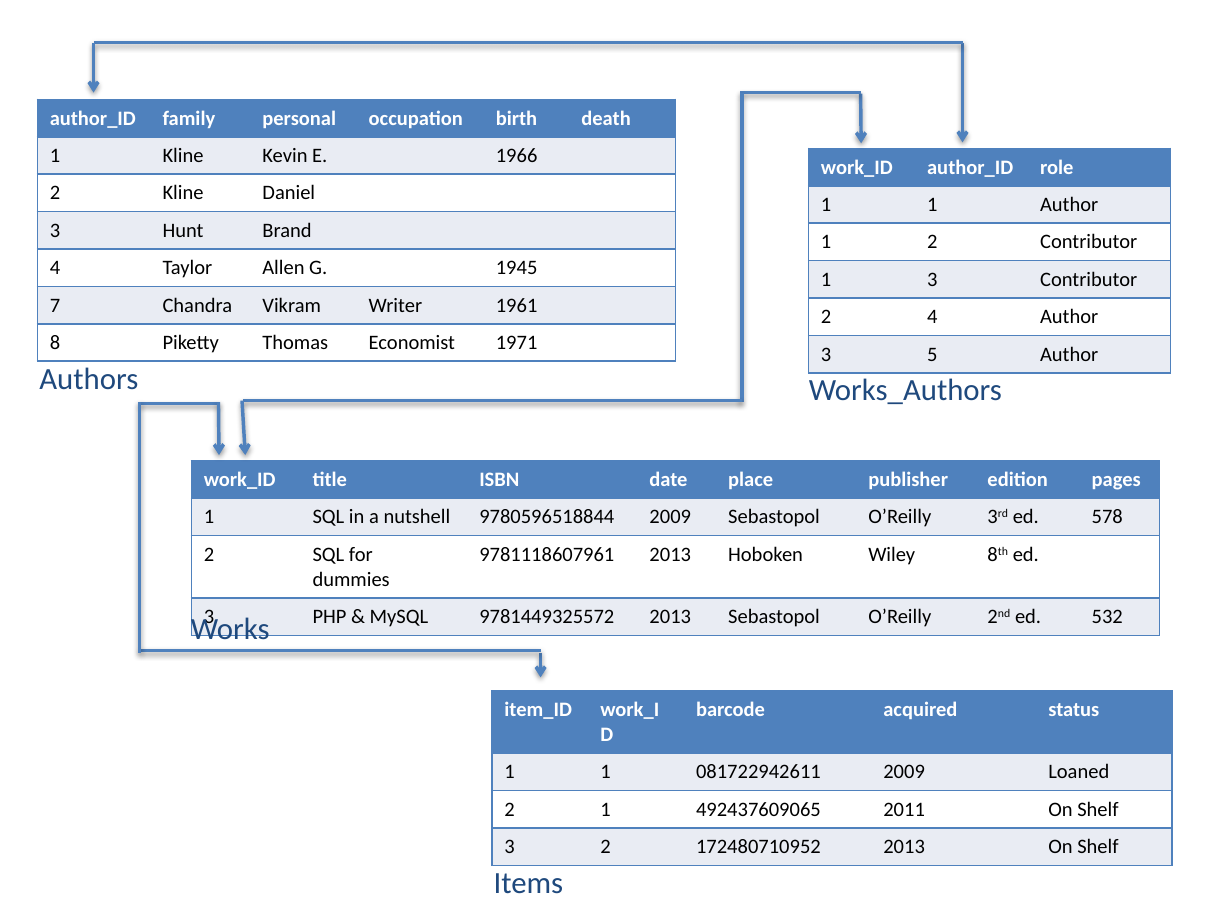
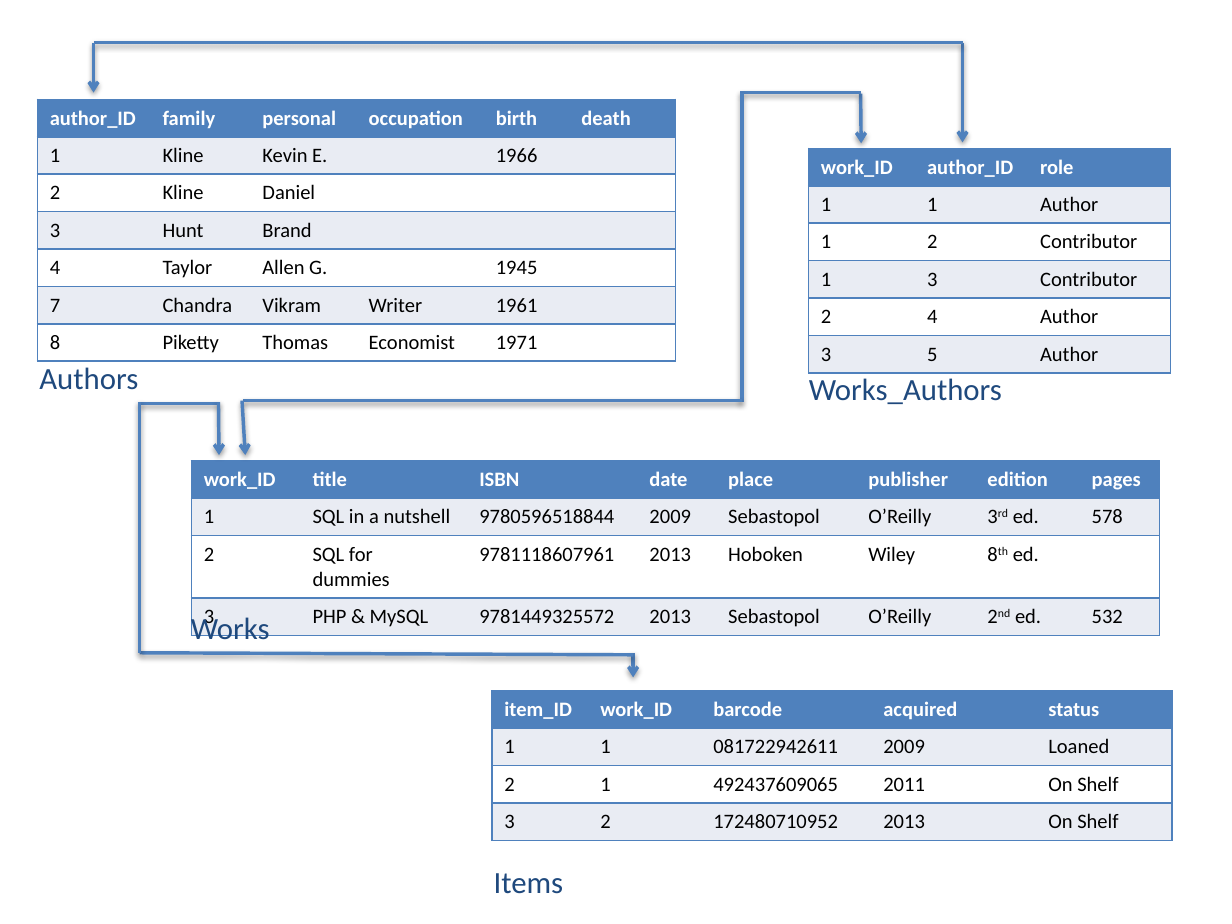
Before and after one commit to timtomch/swc-teaching-notes, a slide deck: slide 1 of SQL/sql-lib.pptx. Drawn at 1232x924 pixels with LibreOffice and Linux fonts; fonts in the diff are those of the drawing. Boxes give left, top, right and bottom in pixels: in the first picture for what was removed or moved away, otherwise in the second. Text is boxed around its words. In the diff, an @@ line names an element or a change of style, - is before the commit and + after.

```diff
--- a/SQL/sql-lib.pptx
+++ b/SQL/sql-lib.pptx
@@ line moved from (139, 650) - (541, 650) to (139, 653) - (633, 654) @@
@@ arrow moved from (541, 653) - (541, 678) to (633, 653) - (633, 678) @@
@@ table: place and size @@
-table at <box>492,691,1172,864</box>
+table at <box>492,691,1172,839</box>
```
Also in this commit, not shown: 1 other slide changed, 1 other file.
